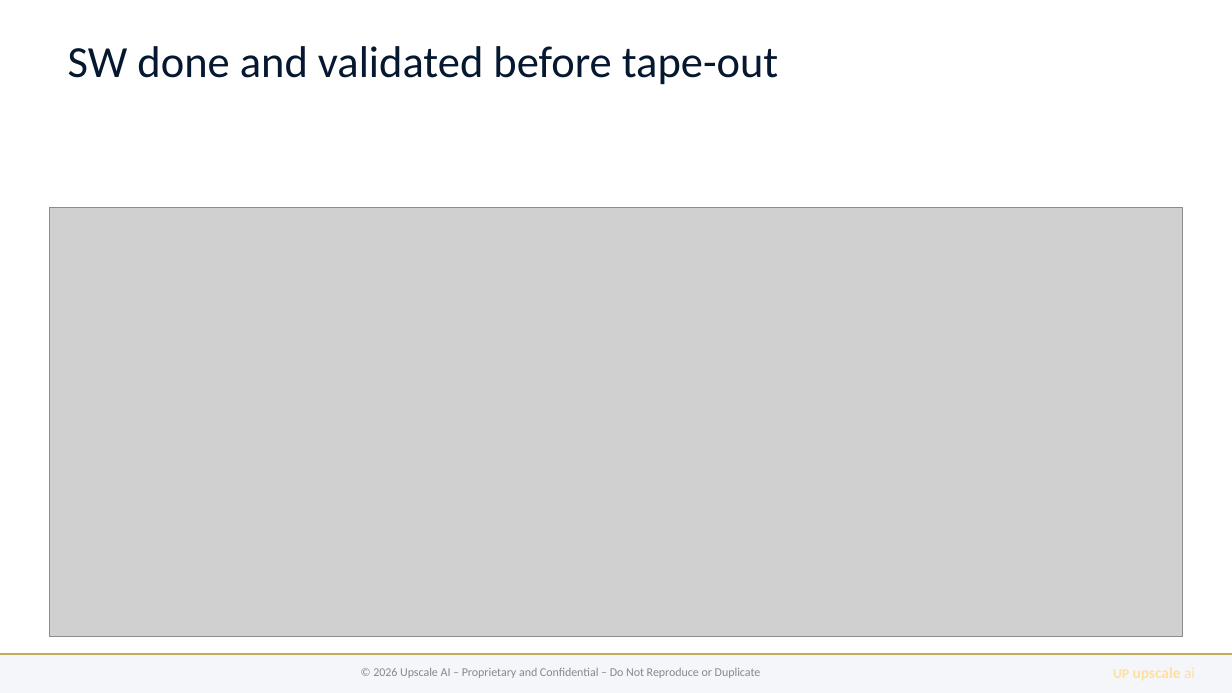
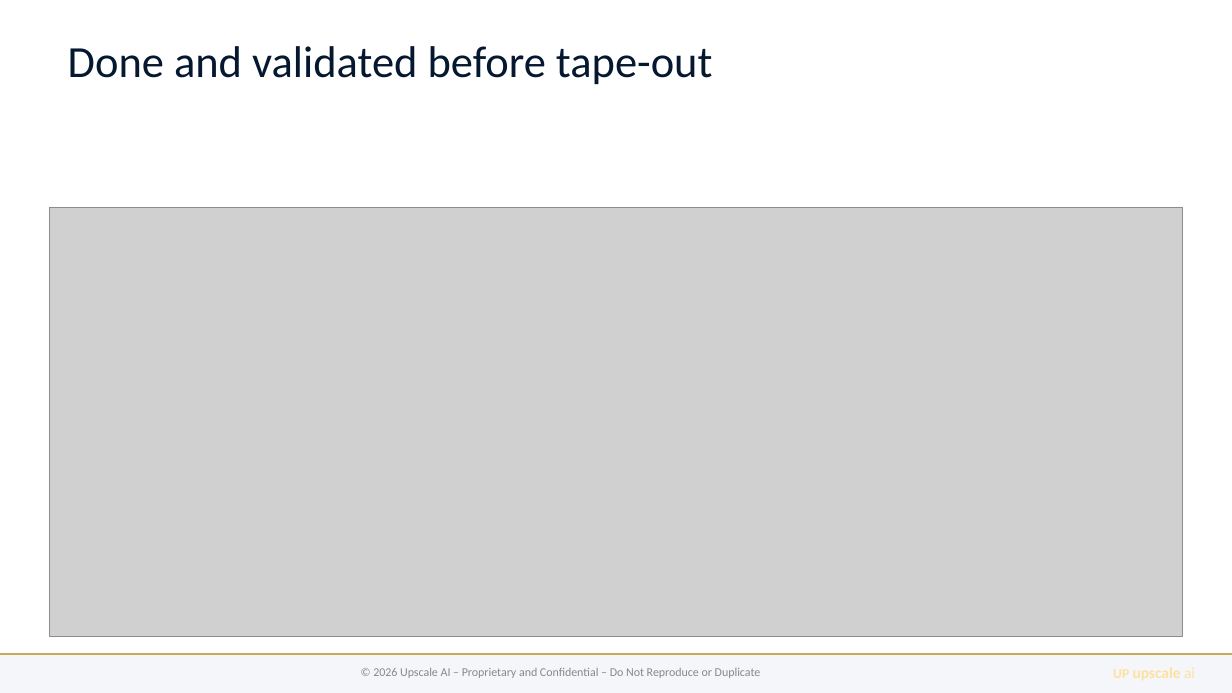
Before and after one commit to upscale-ai-network/agent-template, a slide deck: slide 3 of dt100/manager-arch-vision-a3.pptx. Drawn at 1232x693 pixels with LibreOffice and Linux fonts; fonts in the diff are those of the drawing; grey boxes stand for pictures. Boxes give left, top, right and bottom in pixels: in the first picture for what was removed or moved away, otherwise in the second. Text is boxed around its words. In the diff, an @@ line names an element or a change of style, - is before the commit and + after.

```diff
--- a/dt100/manager-arch-vision-a3.pptx
+++ b/dt100/manager-arch-vision-a3.pptx
@@ text at [68,46,712,85]: text changed @@
-SW done and validated before tape-out
+Done and validated before tape-out
```
Also in this commit, not shown: 1 other slide changed, 8 other files.
